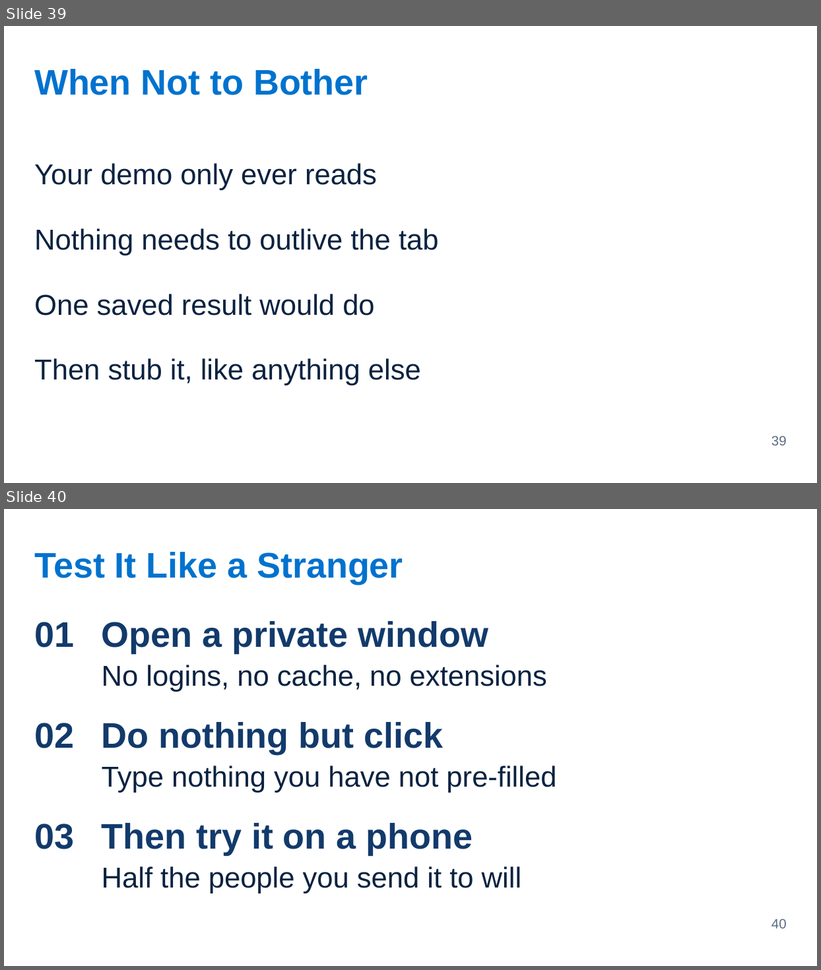
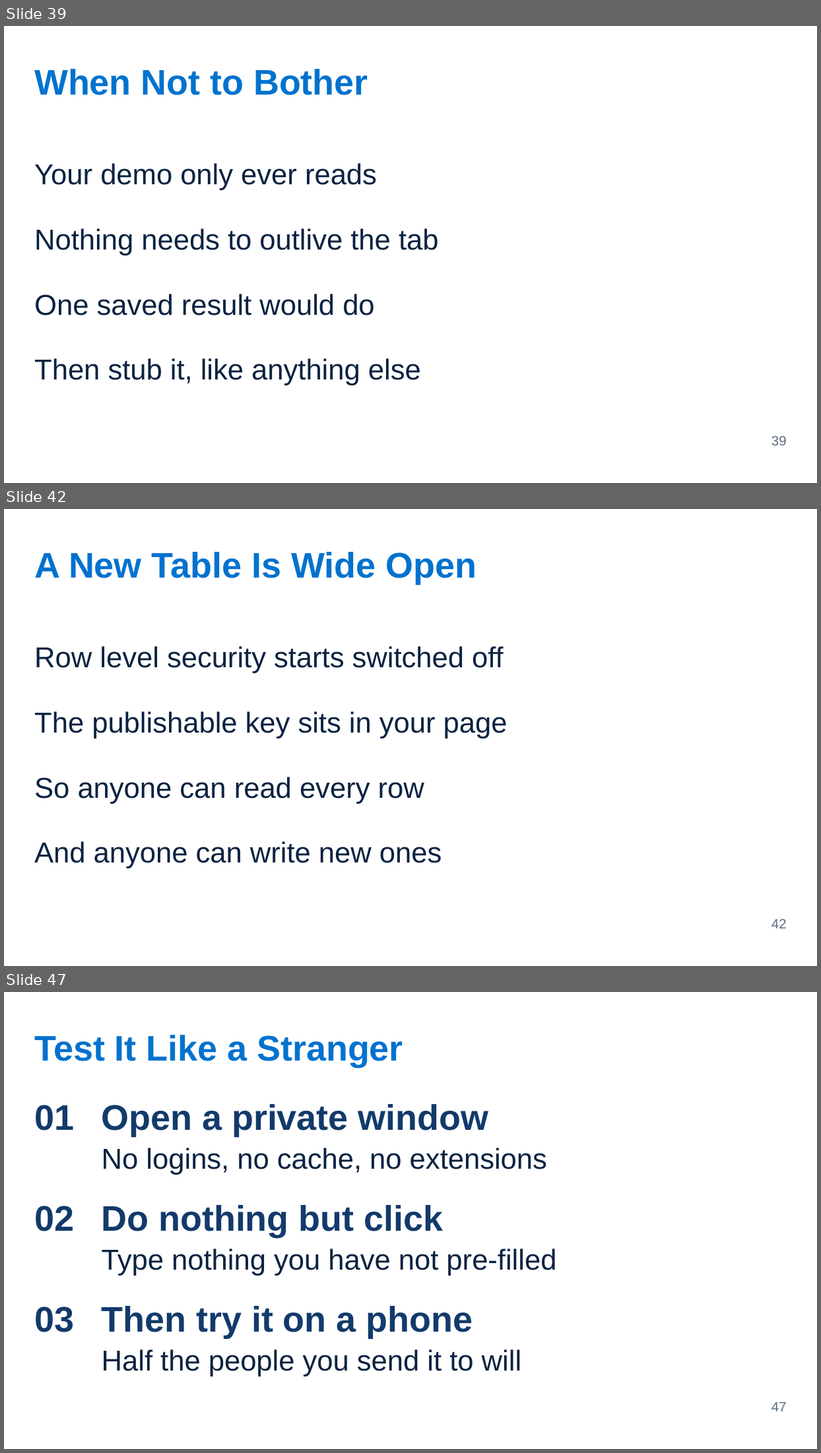
Before and after one commit to Victor-Palacios/SLaiDES, a slide deck: examples/pptx/immersion-2-3-making-it-demoable.pptx. Shown one above the other, each under a label of ours: slides 39 and 40 before the commit, slides 39, 42 and 47 after it; the slides between them are not shown. The pictures are 821x970 and 821x1453 pixels, drawn with LibreOffice and Linux fonts; fonts in the diff are those of the drawing. Boxes give left, top, right and bottom in pixels: in the first picture for what was removed or moved away, otherwise in the second. Text is boxed around its words. In the diff, an @@ line names an element or a change of style, - is before the commit and + after.

```diff
--- a/examples/pptx/immersion-2-3-making-it-demoable.pptx
+++ b/examples/pptx/immersion-2-3-making-it-demoable.pptx
@@ slide 42 added at [4, 509, 817, 966], background #FFFFFF @@
@@ text added at [34, 552, 477, 584], 42 pt, text #0072CE, bold @@
+A New Table Is Wide Open
@@ text added at [34, 646, 504, 673], 34 pt, text #0A2240 @@
+Row level security starts switched off
@@ text added at [34, 712, 508, 739], 34 pt, text #0A2240 @@
+The publishable key sits in your page
@@ text added at [34, 777, 424, 804], 34 pt, text #0A2240 @@
+So anyone can read every row
@@ text added at [34, 842, 442, 869], 34 pt, text #0A2240 @@
+And anyone can write new ones
@@ page number added at [772, 920, 787, 929], 16 pt, text #5B6B82 @@
+42
@@ what was slide 40 is now slide 47 @@
@@ page number at [772, 1403, 787, 1412]: text changed @@
-40
+47
```
Also in this commit, not shown: 6 other slides added, 7 other files.
